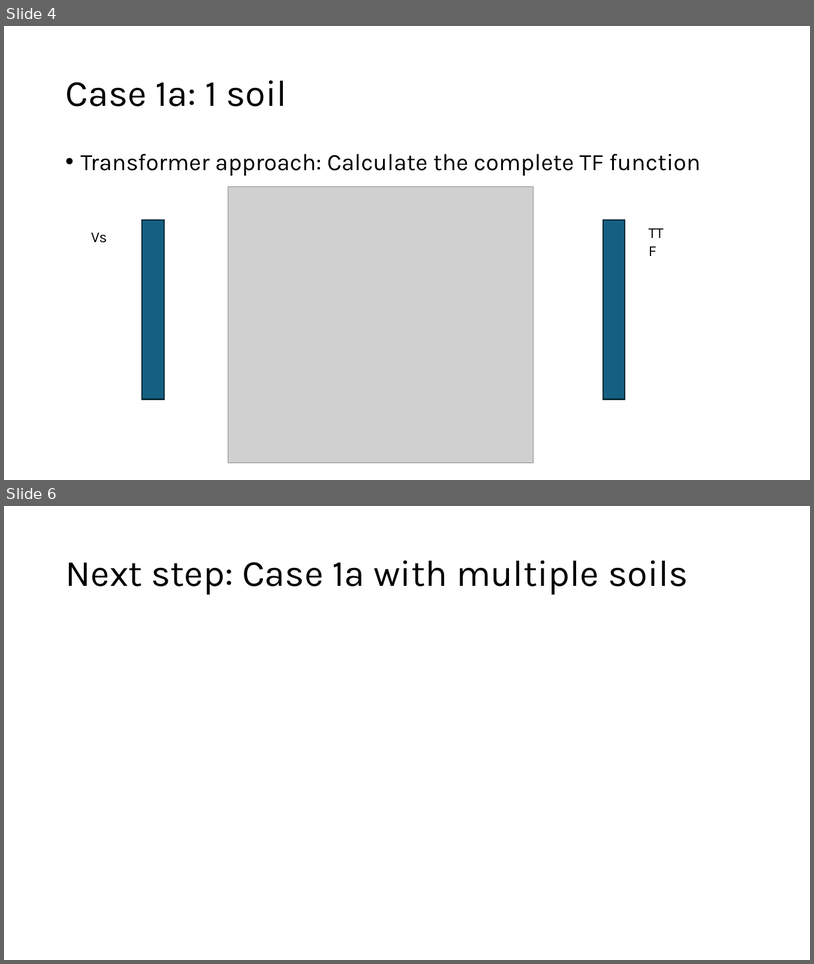
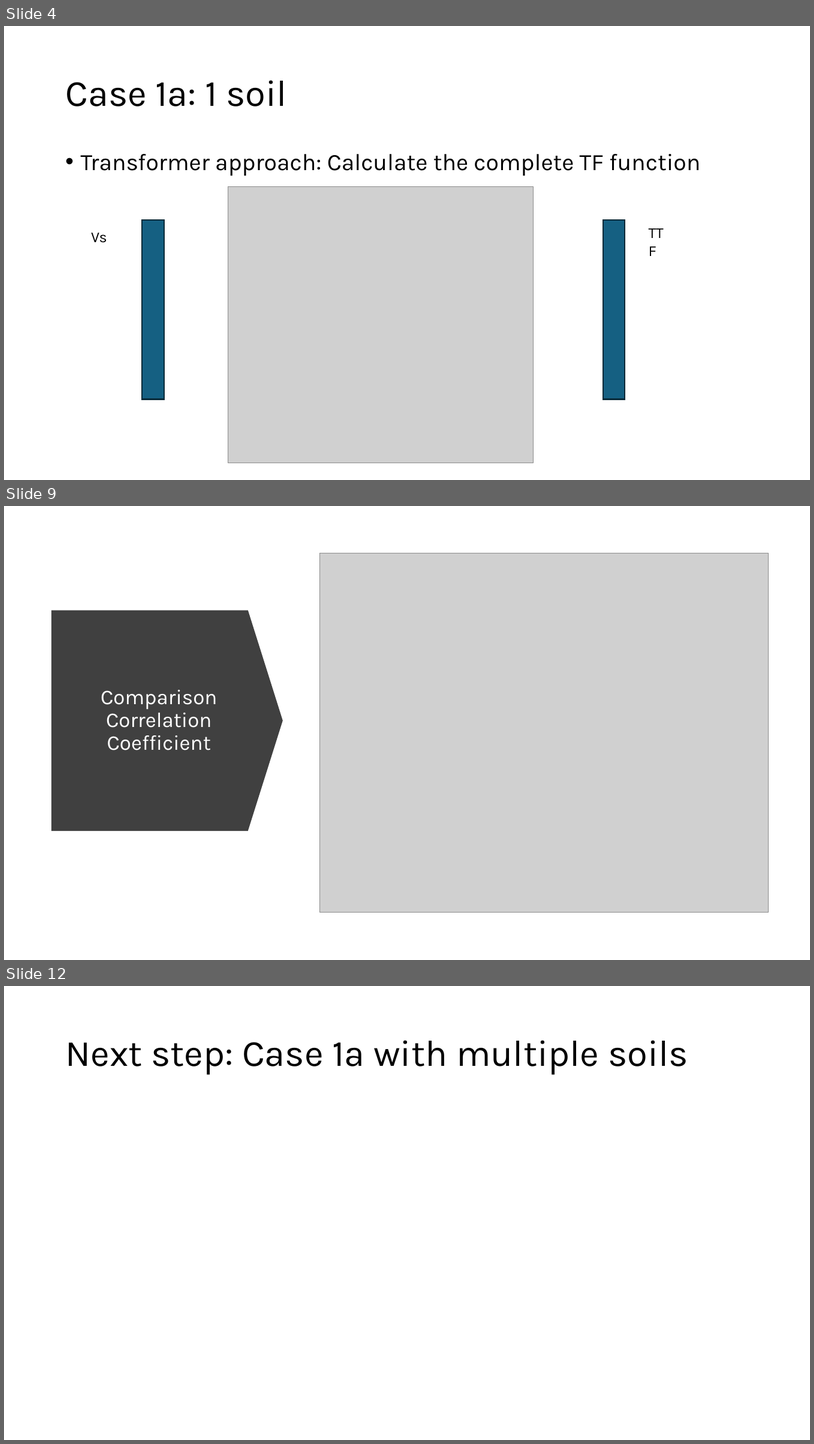
Before and after one commit to KurtSoncco/GNN_Soil_Dynamics, a slide deck: TTF ML Predictions.pptx. Shown one above the other, each under a label of ours: slides 4 and 6 before the commit, slides 4, 9 and 12 after it; the slides between them are not shown. The pictures are 814x964 and 814x1444 pixels, drawn with LibreOffice and Linux fonts; fonts in the diff are those of the drawing; grey boxes stand for pictures. Boxes give left, top, right and bottom in pixels: in the first picture for what was removed or moved away, otherwise in the second. Text is boxed around its words. In the diff, an @@ line names an element or a change of style, - is before the commit and + after.

Commit message:
Comparison completed for 1d 1 column 1 soil

```diff
--- a/TTF ML Predictions.pptx
+++ b/TTF ML Predictions.pptx
@@ slide 9 added at [4,506,810,960], background #FFFFFF @@
@@ picture added at [320,553,768,912] @@
@@ down arrow added at [52,610,284,831], fill #404040 @@
@@ title added at [72,636,246,805], 25 pt, text #FFFFFF @@
+Comparison Correlation Coefficient
@@ what was slide 6 is now slide 12 @@
```
Also in this commit, not shown: 2 slides changed, 5 other slides added, 5 other files.
